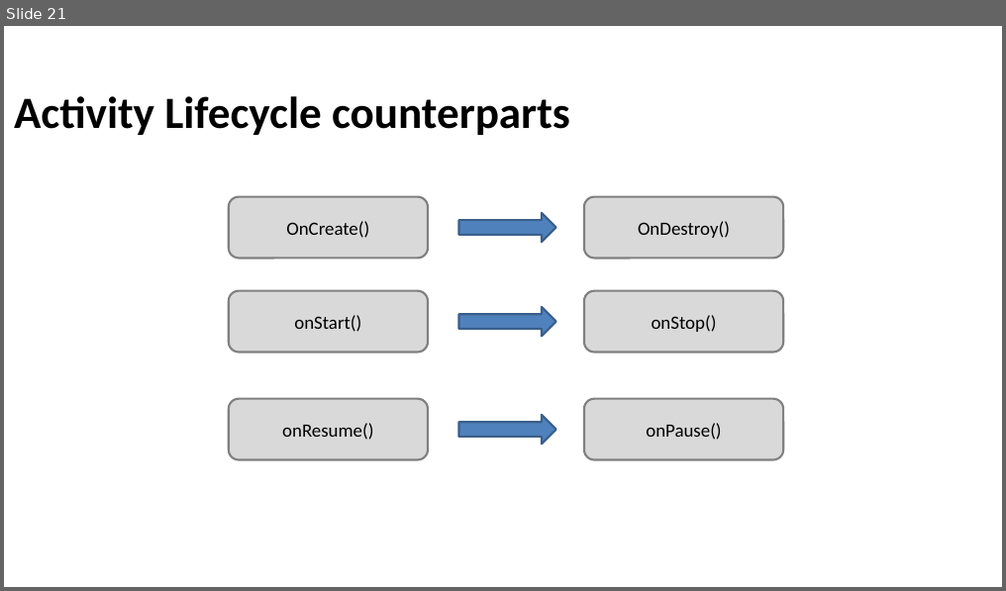
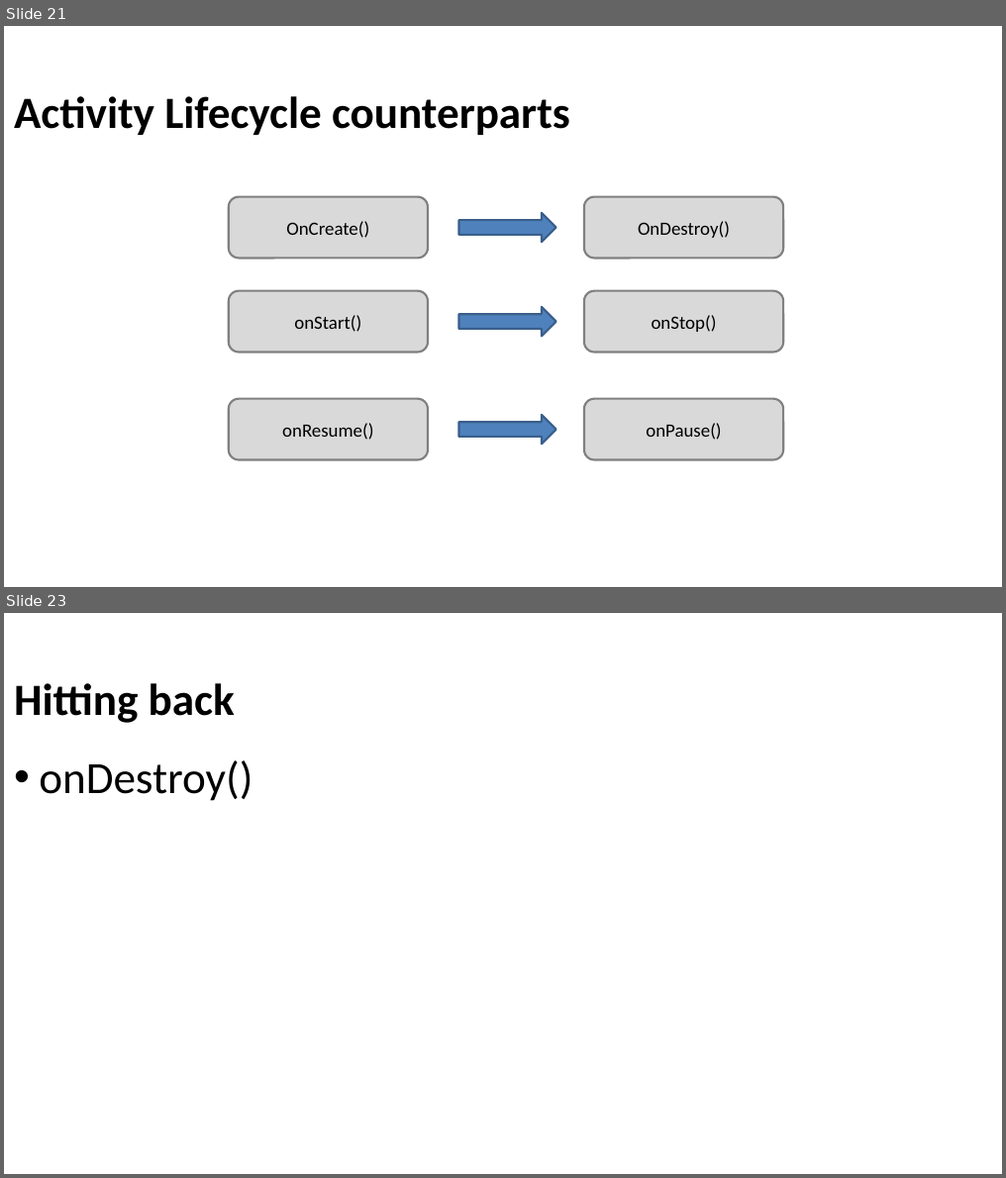
Before and after one commit to Batch-xx/Android-Lunch-Learn, a slide deck: slides/Android Studio_Activities_Fragments.pptx. Shown one above the other, each under a label of ours: slide 21 before the commit, slides 21 and 23 after it; the slides between them are not shown. The pictures are 1006x591 and 1006x1178 pixels, drawn with LibreOffice and Linux fonts; fonts in the diff are those of the drawing; background and template pictures are left out. Boxes give left, top, right and bottom in pixels: in the first picture for what was removed or moved away, otherwise in the second. Text is boxed around its words. In the diff, an @@ line names an element or a change of style, - is before the commit and + after.

```diff
--- a/slides/Android Studio_Activities_Fragments.pptx
+++ b/slides/Android Studio_Activities_Fragments.pptx
@@ slide 23 added at bbox=[4, 613, 1002, 1174], background picture (left out) @@
@@ title added at bbox=[14, 683, 235, 723], 43 pt, text #000000, bold @@
+Hitting back
@@ text added at bbox=[39, 761, 252, 801], 43 pt, text #000000 @@
+• onDestroy()
```
Also in this commit, not shown: 7 slides changed, 3 other slides added, 2 other files.
